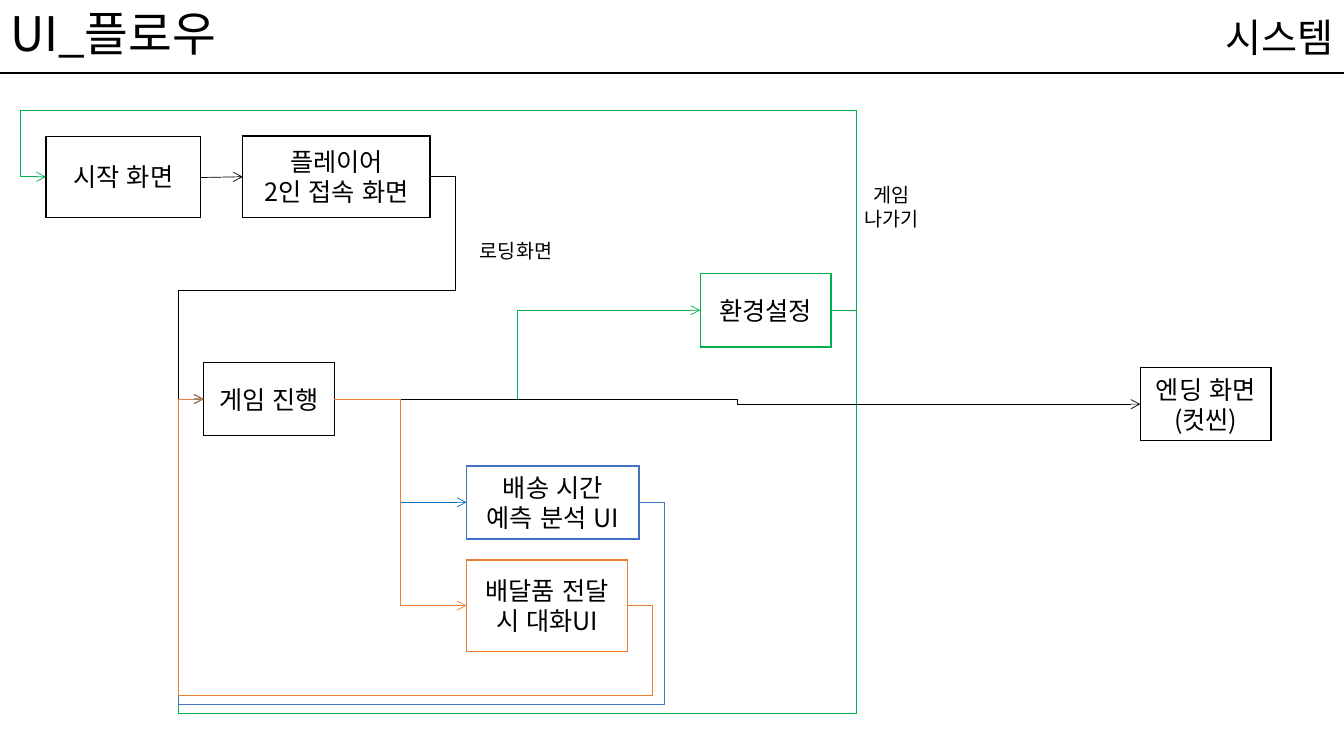
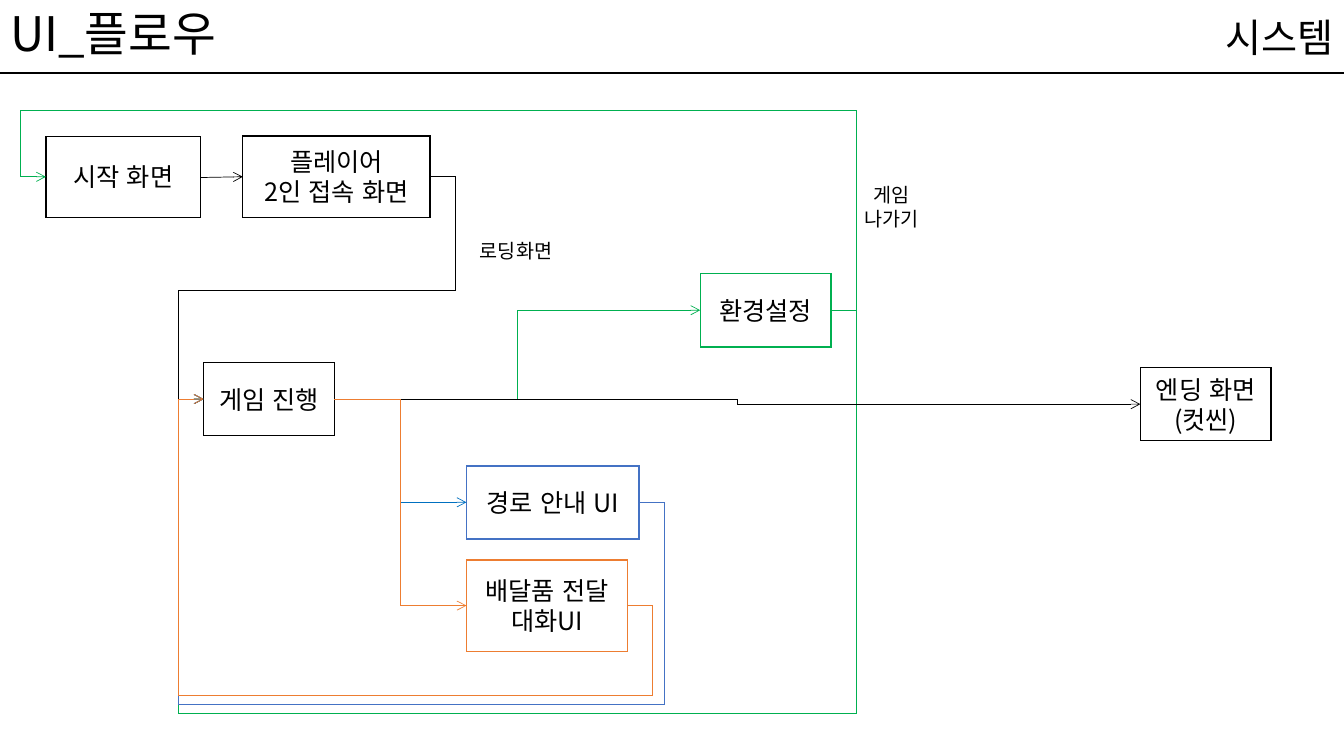
Before and after one commit to kwakyerin/2026_Graduation_Project, a slide deck: slide 19 of documents/HyunahKwon/design/designing/배트와 달트_기획서.pptx. Drawn at 1344x756 pixels with LibreOffice and Linux fonts; fonts in the diff are those of the drawing. Boxes give left, top, right and bottom in pixels: in the first picture for what was removed or moved away, otherwise in the second. Text is boxed around its words. In the diff, an @@ line names an element or a change of style, - is before the commit and + after.

```diff
--- a/documents/HyunahKwon/design/designing/배트와 달트_기획서.pptx
+++ b/documents/HyunahKwon/design/designing/배트와 달트_기획서.pptx
@@ text in rectangle at box(487, 491, 619, 514): text changed @@
-배송 시간
-예측 분석 UI
+경로 안내 UI
@@ text in rectangle at box(486, 579, 608, 632): text changed @@
-배달품 전달 시 대화UI
+배달품 전달 대화UI
```
Also in this commit, not shown: 16 other slides changed, 3 slides added, 1 other file.
